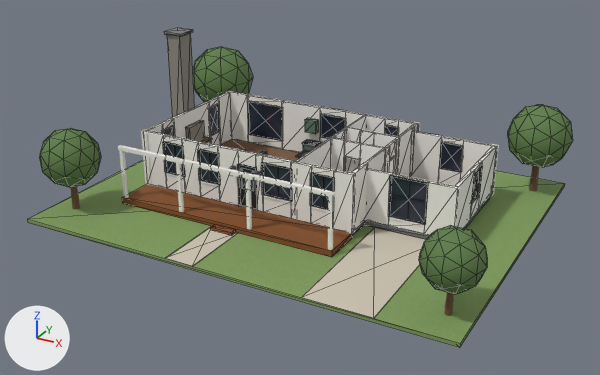
A saved change to the glTF model public/samples/ar-project-viewer/models/farmhouse-white-open.glb.
Before and after are seen from a 50 mm lens placed at (0.375, -0.701, 0.367), pointed at (0.002, -0.023, 0.028). The lights are fixed; the arrows at lower left show +X, +Y and +Z. The first picture is the older version. Mesh edges are drawn as thin lines on the coarser meshes. Where no turn or scale is listed for an object, it has been applied to the vertices.

Names of what the first picture shows: 'deck', 'frame', 'glass', 'gravel', 'inner', 'lawn', 'leaves', 'siding', 'stone', 'trim', 'trunk', 'wood' and 4 more.
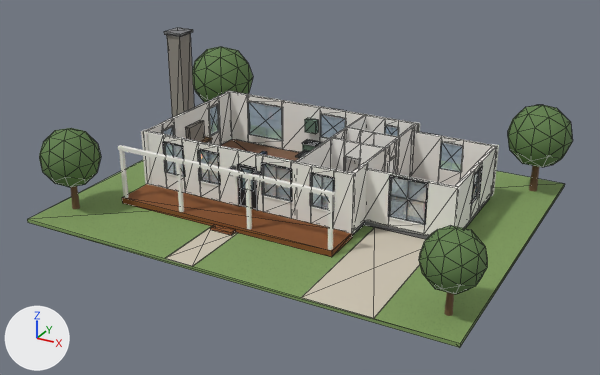
Boxes (x1, y1, x2, y2) around the edits, measured in the pictures (600 x 375 px):
'glass', recoloured, surface changed
    both: (163, 102, 480, 224)

What changed in the scene script:
```text
Change mat_material_8:
    mat_material_8.base_color: (0.0242, 0.0356, 0.0612) -> (0.503, 0.672, 0.791)  # dark blue #2b3546 -> blue #bcd6e6
    mat_material_8.alpha: 1.0 -> 0.32
```
